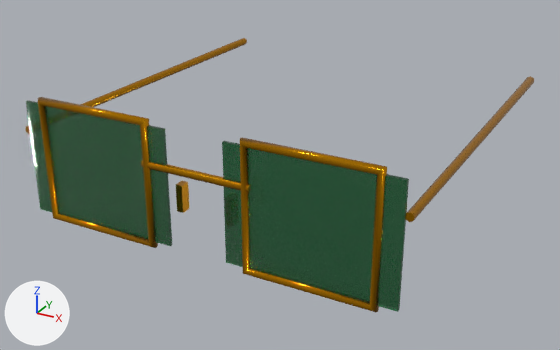
A saved change to the glTF model public/models/eyewear/classic_aviator_gold.glb.
Rendered twice from a 50 mm lens placed at (0.1074, -0.1499, 0.0863), pointed at (-0.0029, 0.0507, -0.014). The axes (+X, +Y, +Z) are drawn at lower left. The lights are the same throughout. The picture after the commit comes second. Where no turn or scale is listed for an object, it has been applied to the vertices.

Objects in the first picture: 'leftLens', 'leftRim', 'leftTemple', 'noseBridge', 'rightLens', 'rightRim', 'rightTemple' and 1 more.
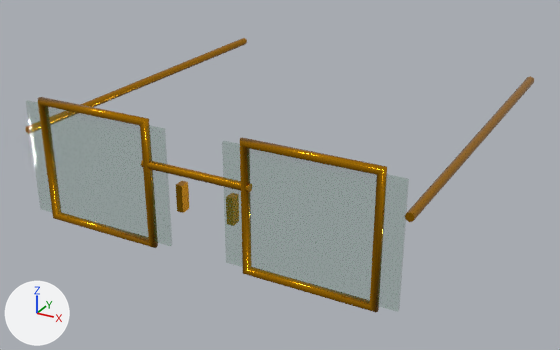
Where the change shows, as pixel boxes (x1, y1, x2, y2) in the pictures (560 x 350 px):
'leftLens', surface changed
    both: (222, 141, 409, 312)
'rightLens', surface changed
    both: (26, 100, 172, 246)

Diff of the bpy script that builds the scene:
```diff
--- a/public/models/eyewear/classic_aviator_gold.glb.py
+++ b/public/models/eyewear/classic_aviator_gold.glb.py
@@ mat_material_0 @@
 mat_material_0.roughness = 0.05
-mat_material_0.alpha = 0.85
-mat_material_0.transmission_weight = 0.9
+mat_material_0.alpha = 0.18
```
